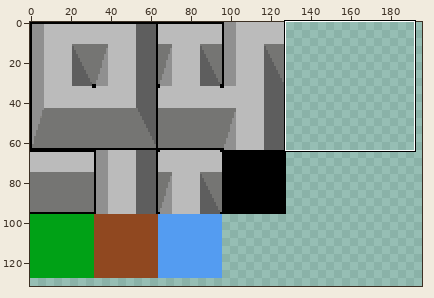
Two states of a sprite sheet, Assets/Data/Textures/World/PrisonTilemap.png. The first picture is a wide view before the edit; the outline marks the close-up.
Close-up. First the earlier version:
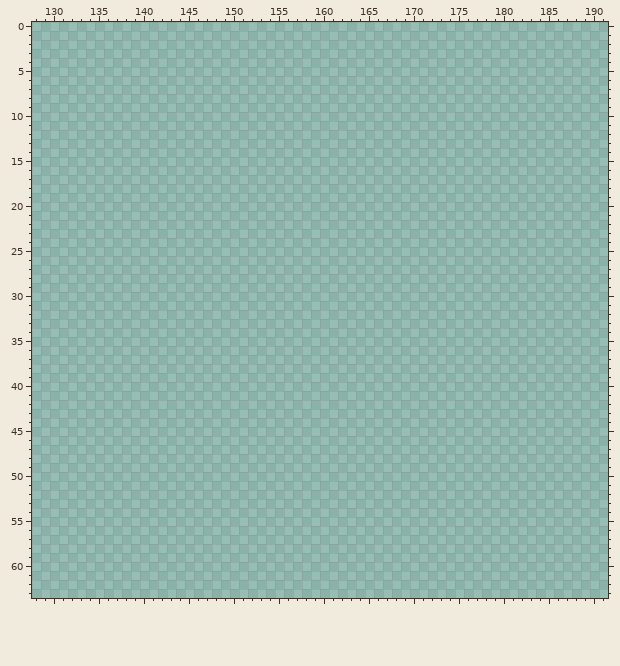
The file is 256x256 pixels. Colours within 5 levels of each other are drawn and written as one. Shown: x 128..191, y 0..63. The wide view leaves out empty margins. The commit also changed other parts of the picture, which this record leaves out.
New version:
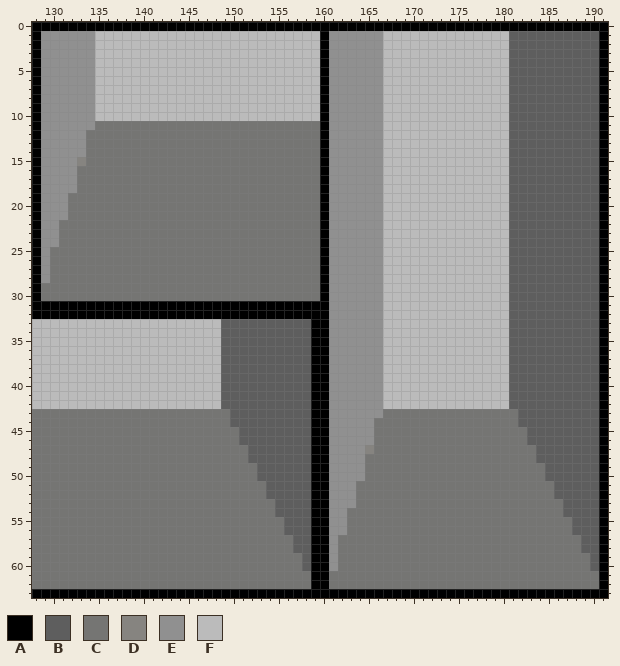
Palette (. is transparent): A #000000  B #5e5e5e  C #757573  D #868480  E #909090  F #bbbbbb
What changed:
y 0: x 128..191 ................................................................ -> AAAAAAAAAAAAAAAAAAAAAAAAAAAAAAAAAAAAAAAAAAAAAAAAAAAAAAAAAAAAAAAA
y 1..10: x 128..191 ................................................................ -> AEEEEEEFFFFFFFFFFFFFFFFFFFFFFFFFAEEEEEEFFFFFFFFFFFFFFBBBBBBBBBBA
y 11: x 128..191 ................................................................ -> AEEEEEECCCCCCCCCCCCCCCCCCCCCCCCCAEEEEEEFFFFFFFFFFFFFFBBBBBBBBBBA
y 12..14: x 128..191 ................................................................ -> AEEEEECCCCCCCCCCCCCCCCCCCCCCCCCCAEEEEEEFFFFFFFFFFFFFFBBBBBBBBBBA
y 15: x 128..191 ................................................................ -> AEEEEDCCCCCCCCCCCCCCCCCCCCCCCCCCAEEEEEEFFFFFFFFFFFFFFBBBBBBBBBBA
y 16..18: x 128..191 ................................................................ -> AEEEECCCCCCCCCCCCCCCCCCCCCCCCCCCAEEEEEEFFFFFFFFFFFFFFBBBBBBBBBBA
y 19..21: x 128..191 ................................................................ -> AEEECCCCCCCCCCCCCCCCCCCCCCCCCCCCAEEEEEEFFFFFFFFFFFFFFBBBBBBBBBBA
y 22..24: x 128..191 ................................................................ -> AEECCCCCCCCCCCCCCCCCCCCCCCCCCCCCAEEEEEEFFFFFFFFFFFFFFBBBBBBBBBBA
y 25..28: x 128..191 ................................................................ -> AECCCCCCCCCCCCCCCCCCCCCCCCCCCCCCAEEEEEEFFFFFFFFFFFFFFBBBBBBBBBBA
y 29..30: x 128..191 ................................................................ -> ACCCCCCCCCCCCCCCCCCCCCCCCCCCCCCCAEEEEEEFFFFFFFFFFFFFFBBBBBBBBBBA
y 31..32: x 128..191 ................................................................ -> AAAAAAAAAAAAAAAAAAAAAAAAAAAAAAAAAEEEEEEFFFFFFFFFFFFFFBBBBBBBBBBA
y 33..42: x 128..191 ................................................................ -> FFFFFFFFFFFFFFFFFFFFFBBBBBBBBBBAAEEEEEEFFFFFFFFFFFFFFBBBBBBBBBBA
y 43: x 128..191 ................................................................ -> CCCCCCCCCCCCCCCCCCCCCCBBBBBBBBBAAEEEEEECCCCCCCCCCCCCCCBBBBBBBBBA
y 44: x 128..191 ................................................................ -> CCCCCCCCCCCCCCCCCCCCCCBBBBBBBBBAAEEEEECCCCCCCCCCCCCCCCBBBBBBBBBA
y 45..46: x 128..191 ................................................................ -> CCCCCCCCCCCCCCCCCCCCCCCBBBBBBBBAAEEEEECCCCCCCCCCCCCCCCCBBBBBBBBA
y 47: x 128..191 ................................................................ -> CCCCCCCCCCCCCCCCCCCCCCCCBBBBBBBAAEEEEDCCCCCCCCCCCCCCCCCCBBBBBBBA
y 48: x 128..191 ................................................................ -> CCCCCCCCCCCCCCCCCCCCCCCCBBBBBBBAAEEEECCCCCCCCCCCCCCCCCCCBBBBBBBA
y 49..50: x 128..191 ................................................................ -> CCCCCCCCCCCCCCCCCCCCCCCCCBBBBBBAAEEEECCCCCCCCCCCCCCCCCCCCBBBBBBA
y 51..52: x 128..191 ................................................................ -> CCCCCCCCCCCCCCCCCCCCCCCCCCBBBBBAAEEECCCCCCCCCCCCCCCCCCCCCCBBBBBA
y 53: x 128..191 ................................................................ -> CCCCCCCCCCCCCCCCCCCCCCCCCCCBBBBAAEEECCCCCCCCCCCCCCCCCCCCCCCBBBBA
y 54: x 128..191 ................................................................ -> CCCCCCCCCCCCCCCCCCCCCCCCCCCBBBBAAEECCCCCCCCCCCCCCCCCCCCCCCCBBBBA
y 55..56: x 128..191 ................................................................ -> CCCCCCCCCCCCCCCCCCCCCCCCCCCCBBBAAEECCCCCCCCCCCCCCCCCCCCCCCCCBBBA
y 57..58: x 128..191 ................................................................ -> CCCCCCCCCCCCCCCCCCCCCCCCCCCCCBBAAECCCCCCCCCCCCCCCCCCCCCCCCCCCBBA
y 59..60: x 128..191 ................................................................ -> CCCCCCCCCCCCCCCCCCCCCCCCCCCCCCBAAECCCCCCCCCCCCCCCCCCCCCCCCCCCCBA
y 61..62: x 128..191 ................................................................ -> CCCCCCCCCCCCCCCCCCCCCCCCCCCCCCCAACCCCCCCCCCCCCCCCCCCCCCCCCCCCCCA
y 63: x 128..191 ................................................................ -> AAAAAAAAAAAAAAAAAAAAAAAAAAAAAAAAAAAAAAAAAAAAAAAAAAAAAAAAAAAAAAAA
Changed places in both close-ups, as pixel boxes (x1, y1, x2, y2):
added: (32, 22, 608, 598)
